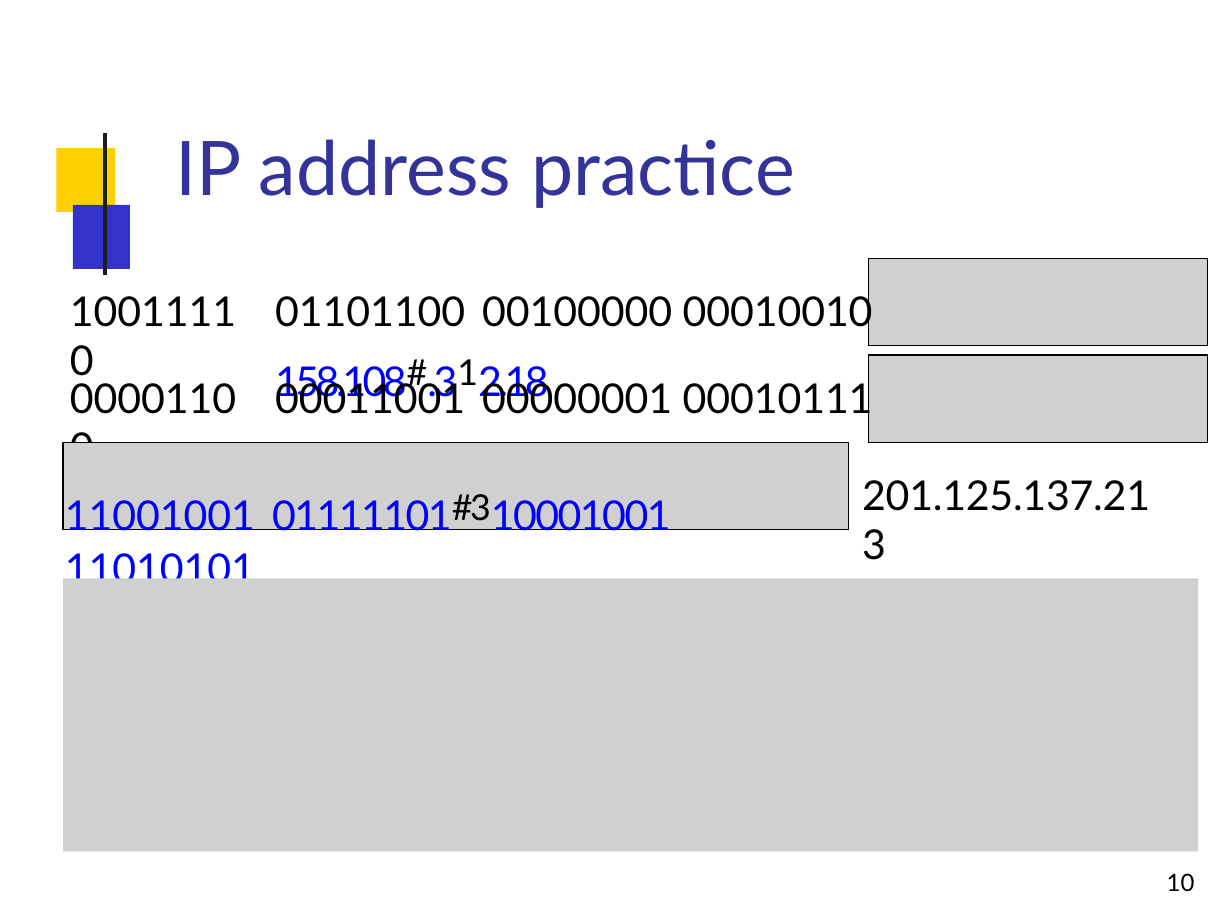
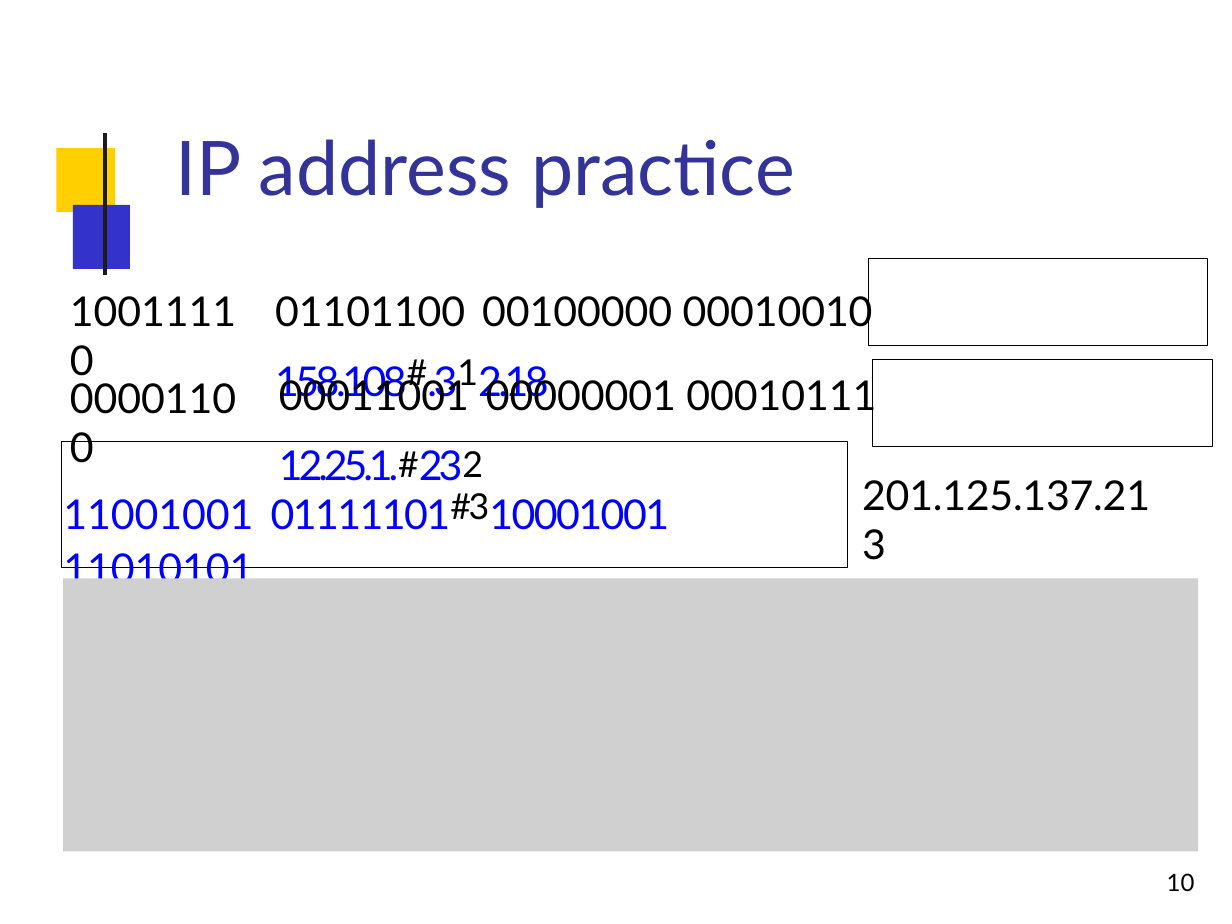
Before and after one commit to Al0nesauurs/etc, a slide deck: slide 10 of networkStudy/2015-03-204421-ipv4-partii.pptx. Drawn at 1232x924 pixels with LibreOffice and Linux fonts; fonts in the diff are those of the drawing; grey boxes stand for pictures; background and template pictures are left out. Boxes give left, top, right and bottom in pixels: in the first picture for what was removed or moved away, otherwise in the second. Text is boxed around its words. In the diff, an @@ line names an element or a change of style, - is before the commit and + after.

```diff
--- a/networkStudy/2015-03-204421-ipv4-partii.pptx
+++ b/networkStudy/2015-03-204421-ipv4-partii.pptx
@@ picture removed at bbox=[869, 259, 1209, 346] @@
@@ picture removed at bbox=[869, 355, 1209, 442] @@
@@ text "00011001 00000001 00010111 12.25.1.#232" rewrapped from bbox=[275, 377, 873, 421] to bbox=[279, 374, 876, 481] @@
@@ freeform shape: place and size @@
-freeform shape at bbox=[869, 355, 1209, 442]
+freeform shape at bbox=[872, 360, 1212, 447]
@@ rectangle "11001001 01111101#310001001 11010101": place and size @@
-rectangle "11001001 01111101#310001001 11010101" at bbox=[63, 442, 849, 530]
+rectangle "11001001 01111101#310001001 11010101" at bbox=[62, 441, 848, 567]
@@ picture removed at bbox=[63, 442, 849, 530] @@
```
Also in this commit, not shown: 5 other slides changed.
